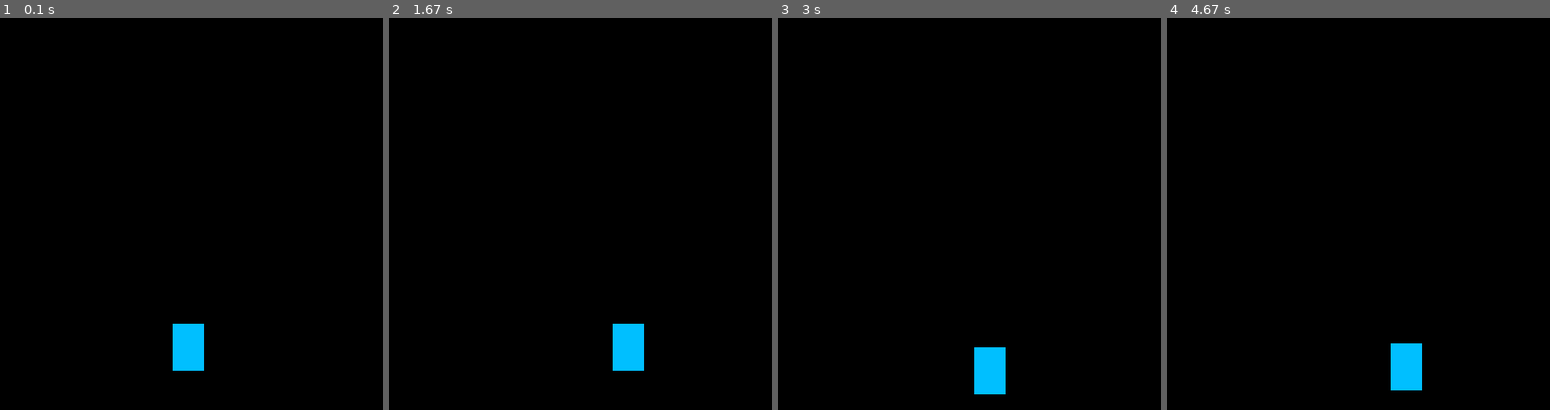
Above: before the commit, frames 1-4 (left to right).
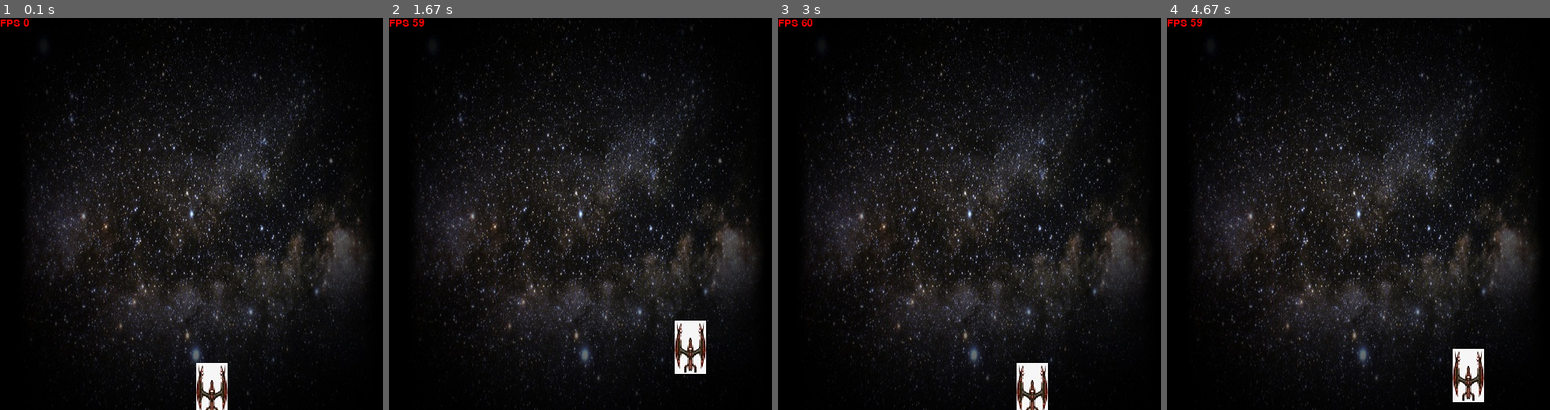
Above: after the commit, the same moments.

Repository: neerajkr007/game_pygame
Game: pygame game, started from firstgame.py
The game is run twice, just before and just after one commit, with the same random seed, the same clock (stepped at 60 frames per second) and the same inputs.
Inputs:
- Up to frame 1 (0.1 s): no input
- Up to frame 2 (1.67 s): tap Space at 0.33 s; hold D 0.67-1.13 s; hold W 1.17-1.47 s; hold D from 1.5 s (still down)
- Up to frame 3 (3 s): release D at 1.97 s; hold A 2-2.53 s; hold S 2.57-2.87 s; hold A from 2.9 s (still down)
- Up to frame 4 (4.67 s): release A at 3.3 s; hold W 3.33-3.7 s; hold D 3.73-4.37 s; hold S from 4.4 s (still down)

The runs differ from the first frame. In frame 1, 29% of the frame differs, in the area x 0-97%, y 0-100%; in frame 2, 29%; in frame 3, 29%; in frame 4, 29%.

Commit message:
ship game
trying to make a spaceship game

Diff:
--- a/firstgame.py
+++ b/firstgame.py
@@ -9,24 +9,31 @@
 
 pygame.display.set_caption('First Game', 'test')
 
-velocity = 5
+font = pygame.font.SysFont(None, 20)
+
+velocity = 3
 width = 40
 height = 60
-x = random.randrange(0, screenWidth - width - 10, 10)
-y = random.randrange(0, screenheight - height - 10, 10)
+x = 250
+y = 440
 isJump = False
 jumpCount = 10
+backGround = pygame.image.load("bg.jpg").convert()
+shipImg = pygame.image.load("shipImg.png").convert()
+
+clock = pygame.time.Clock()
 
 run = True
 while run:
-    pygame.time.delay(50)
+    pygame.time.delay(16)
 
     for event in pygame.event.get():
         if event.type == pygame.QUIT:
             run = False
 
+    clock.tick(60)
+    fps = int(clock.get_fps())
     keys = pygame.key.get_pressed()
-
     if keys[pygame.K_a] and x > velocity - 5:
         x -= velocity
     if keys[pygame.K_d] and x < screenWidth - width:
@@ -44,15 +51,19 @@
             if jumpCount < 0:
                 neg = -1
             y -= ((jumpCount ** 2) / 2) * neg
-            print(jumpCount)
             jumpCount -= 1
         else:
             isJump = False
             jumpCount = 10
 
     win.fill((0, 0, 0))
-
+    win.blit(backGround, [0, 0])
     pygame.draw.rect(win, (0, 191, 255), (x, y, width, height))
+    rect = shipImg.get_rect()
+    rect.center = (200, 300)
+    showFps = font.render('FPS ' + str(fps), True, (255, 0, 0))
+    win.blit(showFps, [0, 0])
+    win.blit(shipImg, [x, y])
     pygame.display.update()
 
 pygame.quit()
Binary file added: bg.jpg
Binary file added: shipImg.png
